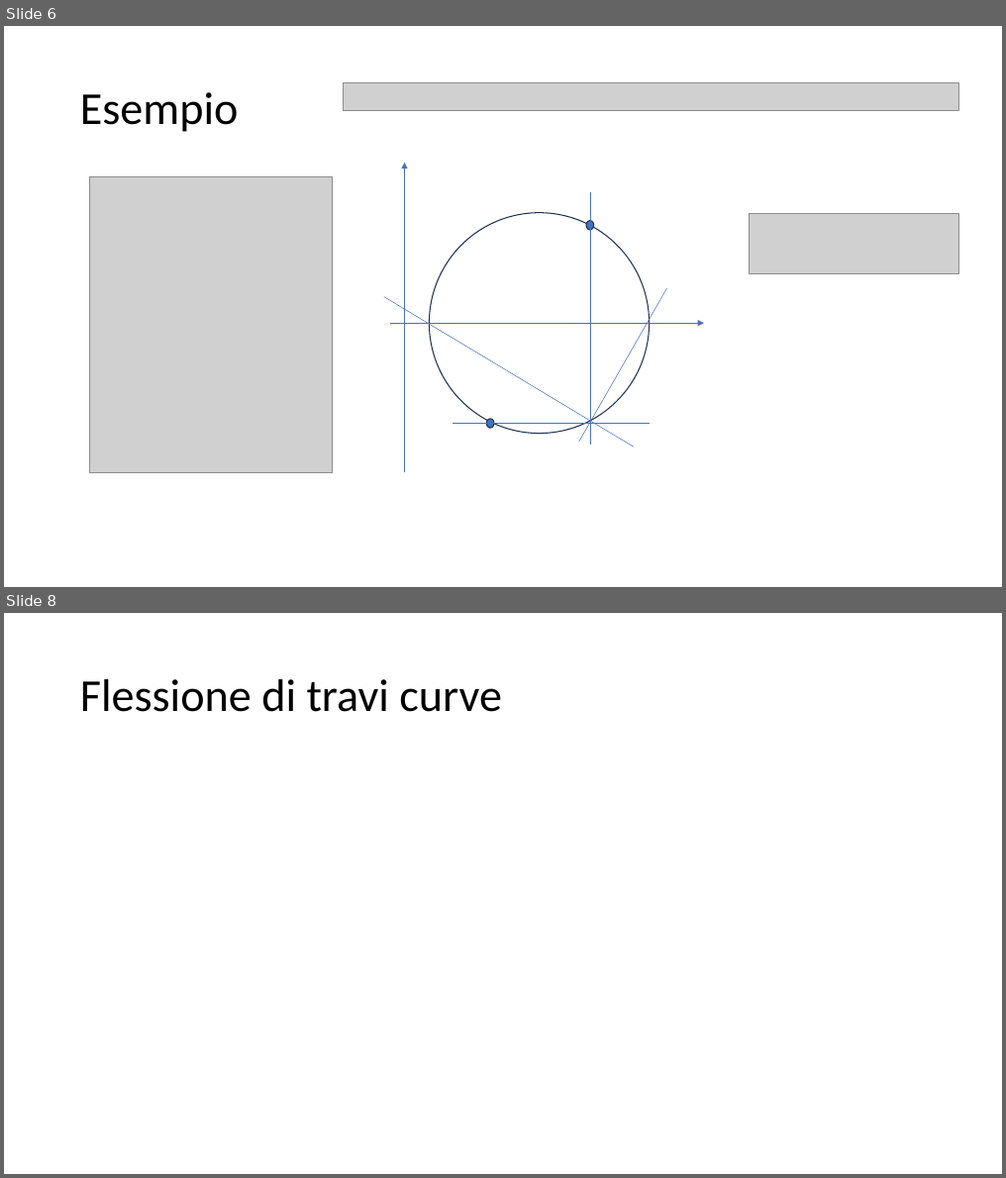
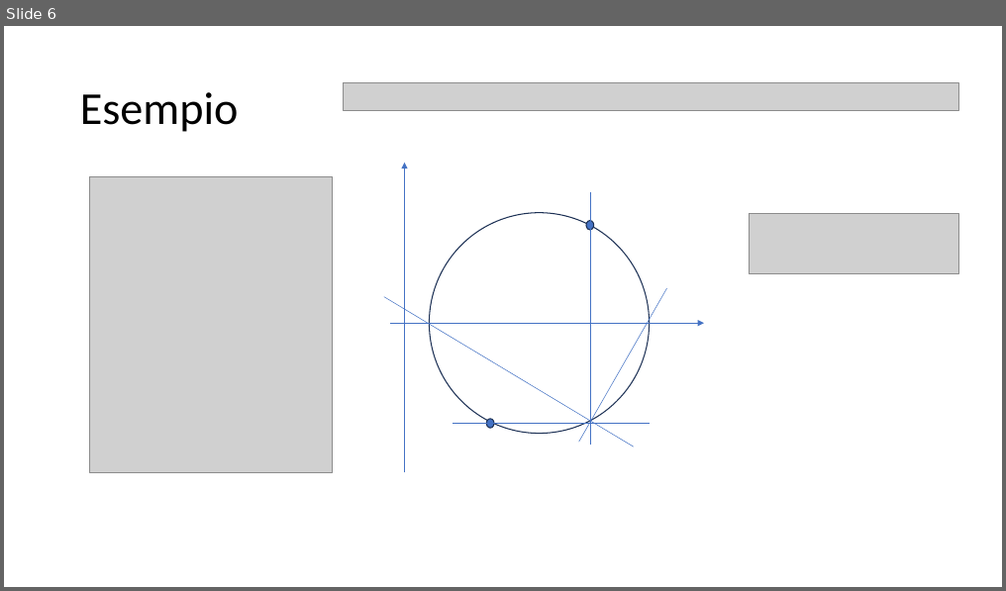
Before and after one commit to giuseppetomassetti/SdC, a slide deck: lezioni/H 10 flessione di sezioni non simmetriche.pptx. Shown one above the other, each under a label of ours: slides 6 and 8 before the commit, slide 6 after it; the slides between them are not shown. The pictures are 1006x1178 and 1006x591 pixels, drawn with LibreOffice and Linux fonts; fonts in the diff are those of the drawing; grey boxes stand for pictures. Boxes give left, top, right and bottom in pixels: in the first picture for what was removed or moved away, otherwise in the second. Text is boxed around its words. In the diff, an @@ line names an element or a change of style, - is before the commit and + after.

```diff
--- a/lezioni/H 10 flessione di sezioni non simmetriche.pptx
+++ b/lezioni/H 10 flessione di sezioni non simmetriche.pptx
@@ slide 8 removed at box(4, 613, 1002, 1174), background #FFFFFF @@
@@ title removed at box(80, 679, 502, 712) @@
-Flessione di travi curve
```
Also in this commit, not shown: 1 slide changed, 1 other slide removed, 3 other files.
